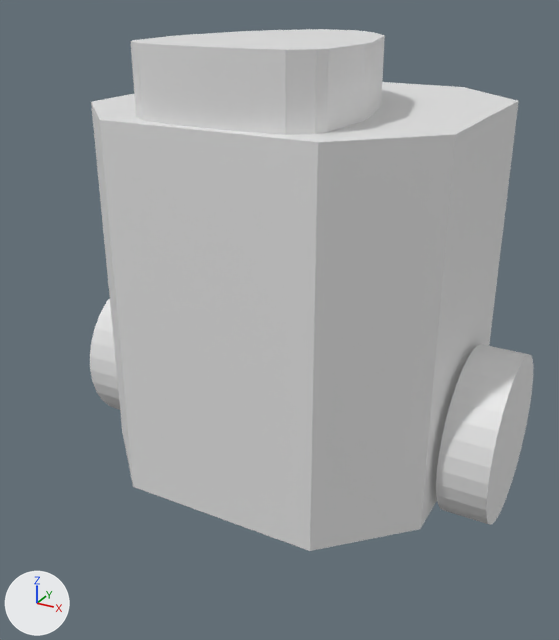
What one commit did to the Blender file turtlebot3/Assets/Burger/Model/turtlebot3_burger.blend.
Rendered twice from a 50 mm camera at (0.133, -0.262, 0.182) aimed at (0.001, -0.023, 0.062). Lighting does not change. The marker at lower left points along +X, +Y and +Z.

The first picture shows 'base', 'lds', 'left_wheel', 'right_wheel'.
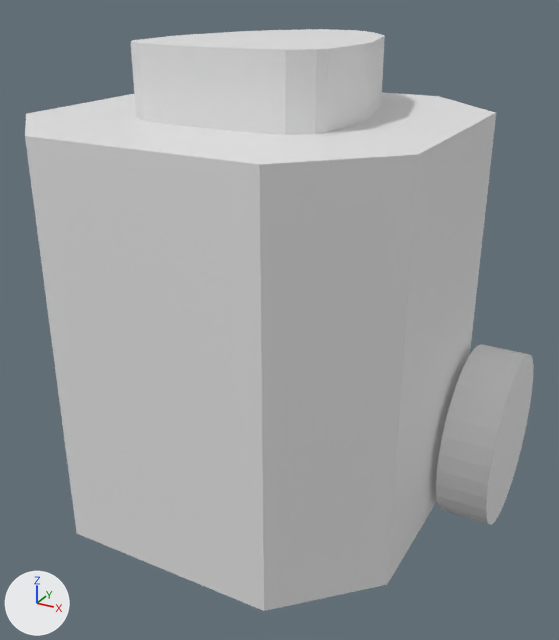
The change, as a list of edits to the scene's bpy script:
```text
Change ob_base:
    ob_base.location: (0.0, 0.0, 0.0) -> (0.0, -0.032, 0.0)
Change ob_lds:
    remove ob_lds.parent = ob_base
Change ob_right_wheel:
    remove ob_right_wheel.parent = ob_base
```

Changed parts and their boxes (x1, y1, x2, y2) in the pictures (559 x 640 px):
'base', moved: before (91, 82, 519, 551); after (25, 92, 496, 611)
'lds', moved: (131, 29, 385, 135) in both
'right_wheel', moved: (436, 344, 533, 525) in both
